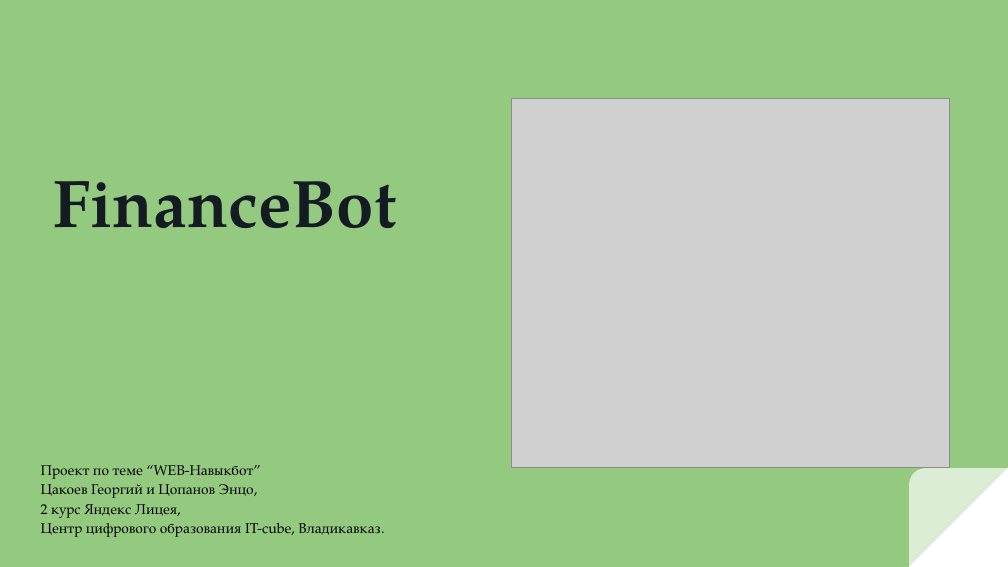
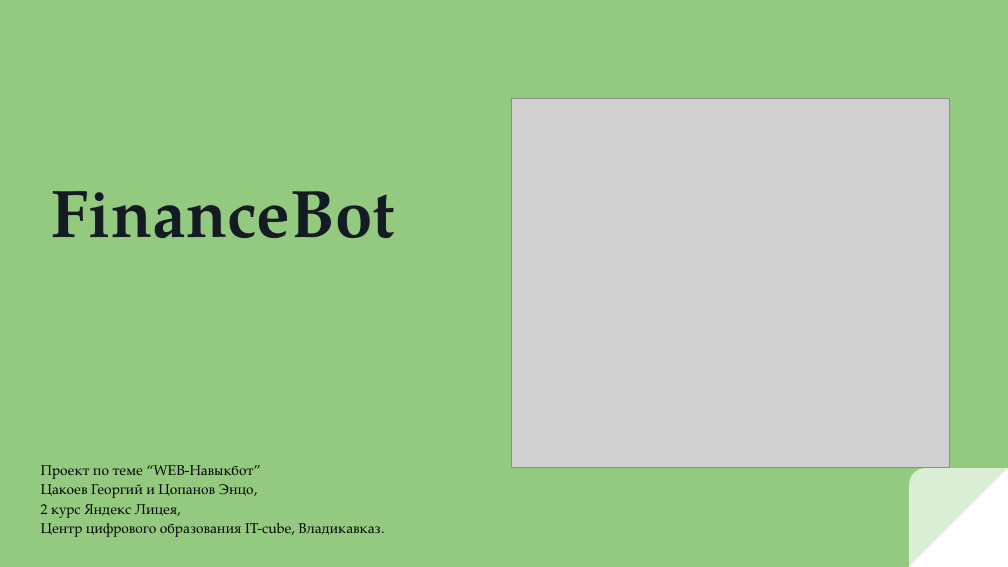
Before and after one commit to GTEnzo/FinanceBot, a slide deck: slide 1 of Презентация.pptx. Drawn at 1008x567 pixels with LibreOffice and Linux fonts; fonts in the diff are those of the drawing; grey boxes stand for pictures. Boxes give left, top, right and bottom in pixels: in the first picture for what was removed or moved away, otherwise in the second. Text is boxed around its words. In the diff, an @@ line names an element or a change of style, - is before the commit and + after.

```diff
--- a/Презентация.pptx
+++ b/Презентация.pptx
@@ title "FinanceBot": place and size @@
-title "FinanceBot" at <box>53,181,396,228</box>
+title "FinanceBot" at <box>52,191,395,238</box>
```
Also in this commit, not shown: 1 other slide changed, 13 other files.
